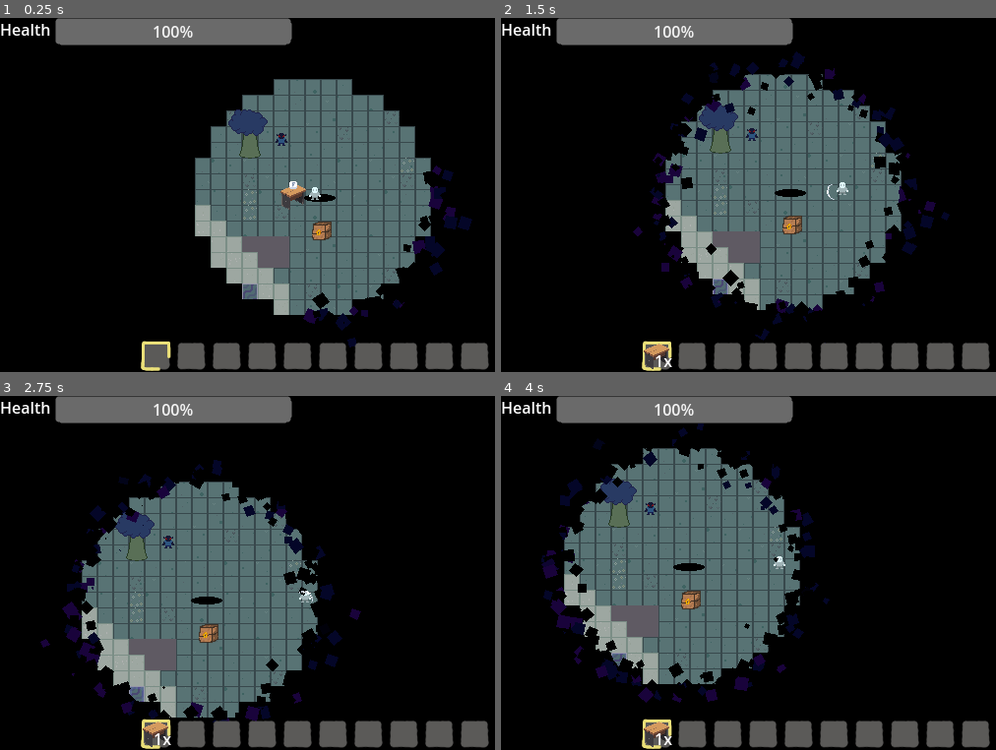
Above: before the commit, frames 1-4 (two rows, left to right).
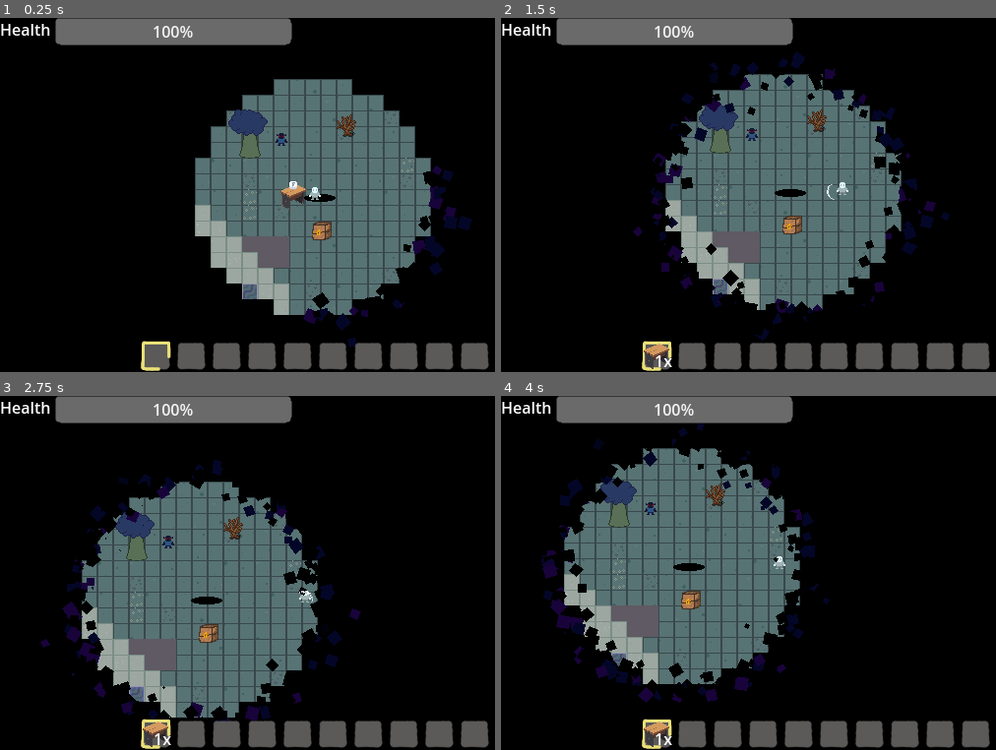
Above: after the commit, the same moments.

Repository: TimoRoggel/EverDark
Game: Godot game, scene res://scenes/levels/world.tscn
Two runs of this game, one before a commit and one after it. Both use one fixed random seed, a clock stepped at 60 frames per second and the inputs below.
Inputs (mouse positions are in pixels of both pictures, inside the frame that each line leads up to):
- Up to frame 1 (0.25 s): no input
- Up to frame 2 (1.5 s): tap Enter at 0.5 s; move the mouse to (956, 177) at 0.52 s; hold D (right) 0.53-1.25 s; tap F (interact) at 0.6 s; click (956, 177) at 0.67 s; drag from (689, 212) to (783, 265) at 1.27 s
- Up to frame 3 (2.75 s): move the mouse to (376, 495) at 2.02 s; hold D (right) from 2.03 s (still down); hold Right mouse button (block) from 2.03 s (still down); tap F (interact) at 2.3 s
- Up to frame 4 (4 s): release D (right) at 2.75 s; release Right mouse button (block) at 2.75 s; drag from (783, 643) to (669, 541) at 2.77 s; move the mouse to (outside the picture) at 3.52 s; hold A (left) from 3.53 s (still down); hold Q (drop_item) from 3.53 s (still down); tap F (interact) at 3.8 s

The runs differ from the first frame. In frame 1, 0.1% of the frame differs, in the area x 67-72%, y 27-34%; in frame 2, 0.1%; in frame 3, 0.1%; in frame 4, 0.1%.

Commit message:
added harvestables

Diff:
--- /dev/null
+++ b/data/harvestables.csv
@@ -0,0 +1,2 @@
+"id","name","ready_texture","depleted_texture","rewards","reward_odds","min_recover_time","max_recover_time"
+"0","shrub","uid://bj54gqsalprgq","uid://br440vm8cai37","[5;5;5;5]","[100;100;50;25]","1","5"
--- a/data/items.csv
+++ b/data/items.csv
@@ -4,3 +4,4 @@
 "2","Potion","uid://dqeli233y0xto","4"
 "3","Crafting Table","uid://c3jgcwc5lwenq","1"
 "4","Chest","uid://dh0rj8oyd78hu","4"
+"5","Wood","uid://dpyf3l5oajfdj","48"
--- a/scenes/levels/world.tscn
+++ b/scenes/levels/world.tscn
@@ -7,7 +7,9 @@
 [ext_resource type="PackedScene" uid="uid://2sk6w6jiy3ng" path="res://scenes/crafting/crafting.tscn" id="6_gy5pc"]
 [ext_resource type="PackedScene" uid="uid://cgmgqctfbwgu3" path="res://scenes/characters/test_enemy.tscn" id="7_0lift"]
 [ext_resource type="PackedScene" uid="uid://dl655ix05mcka" path="res://scenes/characters/hole.tscn" id="8_dp8al"]
+[ext_resource type="Script" uid="uid://dkt222qwdgnfh" path="res://scripts/tools/harvestable_body_2d.gd" id="9_csbb7"]
 [ext_resource type="PackedScene" uid="uid://kp8jku03lrxp" path="res://Chest/chest.tscn" id="9_f1v6p"]
+[ext_resource type="Script" uid="uid://cv5imdu7bgt7s" path="res://scripts/tools/runnables/harvestable_runnable.gd" id="10_mmplq"]
 
 [sub_resource type="Environment" id="Environment_w2p53"]
 ambient_light_source = 1
@@ -51,3 +53,15 @@
 
 [node name="Chest" parent="." instance=ExtResource("9_f1v6p")]
 position = Vector2(17, 42)
+
+[node name="shrub_harvestable" type="Area2D" parent="."]
+z_as_relative = false
+y_sort_enabled = true
+position = Vector2(42, -65)
+collision_layer = 4
+collision_mask = 0
+monitoring = false
+script = ExtResource("9_csbb7")
+harvestable_id = 0
+interact_script = ExtResource("10_mmplq")
+metadata/_custom_type_script = "uid://dkt222qwdgnfh"
--- a/scripts/globals/data_manager.gd
+++ b/scripts/globals/data_manager.gd
@@ -6,18 +6,15 @@
 }
 
 func _ready() -> void:
-	load_data("items")
-	resources["items"] = []
-	for item: Dictionary in data["items"]:
-		resources["items"].append(Item.from_data(item))
-	load_data("recipes")
-	resources["recipes"] = []
-	for recipe: Dictionary in data["recipes"]:
-		resources["recipes"].append(Recipe.from_data(recipe))
-	#load_data("biomes")
-	#resources["biomes"] = []
-	#for item: Dictionary in data["biomes"]:
-		#resources["biomes"].append(Biome.from_data(item))
+	initialize_data("items", Item)
+	initialize_data("recipes", Recipe)
+	initialize_data("harvestables", Harvestable)
+
+func initialize_data(key: String, type: Variant) -> void:
+	load_data(key)
+	resources[key] = []
+	for d: Dictionary in data[key]:
+		resources[key].append(type.from_data(d))
 
 func load_data(key: String) -> void:
 	data[key] = []
--- /dev/null
+++ b/scripts/resources/data_driven_resource.gd
@@ -0,0 +1,4 @@
+@abstract
+class_name DataDrivenResource extends Resource
+
+@export var id: int = -1
--- /dev/null
+++ b/scripts/resources/harvestable.gd
@@ -0,0 +1,42 @@
+class_name Harvestable extends DataDrivenResource
+
+@export var harvestable_name: String = ""
+@export var ready_texture: Texture2D = null
+@export var depleted_texture: Texture2D = null
+@export var reward_ids: PackedInt32Array = []
+@export var reward_odds: PackedInt32Array = []
+@export var min_recover_time: int = 0
+@export var max_recover_time: int = 0
+
+var rewards: Array[Item] = []
+
+static func from_data(data: Dictionary) -> Harvestable:
+	var harvestable: Harvestable = Harvestable.new()
+
+	harvestable.id = data["id"]
+	harvestable.harvestable_name = data["name"]
+	harvestable.ready_texture = load(data["ready_texture"])
+	harvestable.depleted_texture = load(data["depleted_texture"])
+	harvestable.reward_ids = data["rewards"]
+	harvestable.reward_odds = data["reward_odds"]
+	harvestable.min_recover_time = data["min_recover_time"]
+	harvestable.max_recover_time = data["max_recover_time"]
+
+	harvestable.rewards = harvestable.get_rewards()
+
+	return harvestable
+
+func get_rewards() -> Array[Item]:
+	var reward_array: Array[Item] = []
+	for i: int in reward_ids:
+		reward_array.append(DataManager.get_resource_by_id("items", i))
+	return reward_array
+
+func generate_rewards() -> Array[Item]:
+	var reward_array: Array[Item] = []
+	for i: int in reward_odds.size():
+		var r: int = randi_range(0, 100)
+		if reward_odds[i] < r:
+			continue
+		reward_array.append(rewards[i])
+	return reward_array
--- a/scripts/resources/item.gd
+++ b/scripts/resources/item.gd
@@ -1,6 +1,5 @@
-class_name Item extends Resource
+class_name Item extends DataDrivenResource
 
-@export var id: int = -1
 @export var display_name: String = ""
 @export var icon: Texture2D = null
 @export var stack_size: int = 64
--- a/scripts/resources/recipe.gd
+++ b/scripts/resources/recipe.gd
@@ -1,6 +1,5 @@
-class_name Recipe extends Resource
+class_name Recipe extends DataDrivenResource
 
-@export var id: int = -1
 @export var recipe_name: String = ""
 @export var reward_ids: PackedInt32Array = []
 @export var cost_ids: PackedInt32Array = []
--- /dev/null
+++ b/scripts/tools/harvestable_body_2d.gd
@@ -0,0 +1,40 @@
+@tool
+class_name HarvestableBody2D extends Interactable2D
+
+const HARVESTABLE_RUNNABLE: GDScript = preload("uid://cv5imdu7bgt7s")
+
+@export var harvestable_id: int = -1
+@export var harvestable: Harvestable = null:
+	set(value):
+		harvestable = value
+		update_param()
+
+var recover_timer: Timer = Timer.new()
+var sprite: Sprite2D = Sprite2D.new()
+
+func _ready() -> void:
+	harvestable = DataManager.get_resource_by_id("harvestables", harvestable_id)
+	z_as_relative = false
+	y_sort_enabled = true
+	add_child(sprite)
+	recover_timer.one_shot = true
+	add_child(recover_timer)
+	recover_timer.timeout.connect(update_texture)
+	interact_script = HARVESTABLE_RUNNABLE
+	active = true
+	update_texture()
+	super()
+
+func deplete() -> void:
+	recover_timer.start(randi_range(harvestable.min_recover_time, harvestable.max_recover_time))
+	update_texture()
+
+func update_texture() -> void:
+	sprite.texture = harvestable.ready_texture if !is_depleted() else harvestable.depleted_texture
+
+func update_param() -> void:
+	custom_parameter = str("{\"harvestable\": ", harvestable.id, "}")
+	update_texture()
+
+func is_depleted() -> bool:
+	return !recover_timer.is_stopped()
--- /dev/null
+++ b/scripts/tools/runnables/harvestable_runnable.gd
@@ -0,0 +1,27 @@
+class_name HarvestableRunnable extends Runnable
+
+func run(param: Dictionary) -> void:
+	if !param.has("harvestable"):
+		return
+	var harvestable: Harvestable = DataManager.get_resource_by_id("harvestables", param["harvestable"])
+	var rewards: Array[Item] = harvestable.generate_rewards()
+	for i: Item in rewards:
+		give_item(param["controller"], i)
+	param["self"].deplete()
+
+func can_run(param: Dictionary) -> bool:
+	if !param.has("harvestable"):
+		return false
+	if param["self"].is_depleted():
+		return false
+	if !param["controller"].inventory:
+		return false
+	return !param["controller"].inventory.is_full()
+
+func give_item(player: PlayerController, item: Item) -> void:
+	var remainder: int = player.inventory.add(item.id, 1)
+	if remainder > 0:
+		var dropped_item: DroppedItem2D = DroppedItem2D.new()
+		dropped_item.item = item
+		player.add_sibling(dropped_item)
+		dropped_item.global_position = player.global_position
--- a/scripts/tools/runnables/item_pickup_runnable.gd
+++ b/scripts/tools/runnables/item_pickup_runnable.gd
@@ -13,4 +13,6 @@
 func can_run(param: Dictionary) -> bool:
 	if !param.has("item"):
 		return false
+	if !param["controller"].inventory:
+		return false
 	return param["controller"].inventory.available_space(param["item"]) > 0
Not shown, changed: addons/sync_spreadsheets/files/sync.gd
Not shown, added: data/harvestables.csv.import
Binary file added: graphics/items/wood.png
Not shown, added: graphics/items/wood.png.import
Binary file added: graphics/shrub.png
Not shown, added: graphics/shrub.png.import
Binary file added: graphics/shrub_harvested.png
Not shown, added: graphics/shrub_harvested.png.import
Not shown: 1 places in scenes/characters/player.tscn that only renumber resources
Not shown: 1 places in scenes/levels/world.tscn that only renumber resources
Not shown, added: scripts/resources/data_driven_resource.gd.uid
Not shown, added: scripts/resources/harvestable.gd.uid
(and 2 more such lines)
